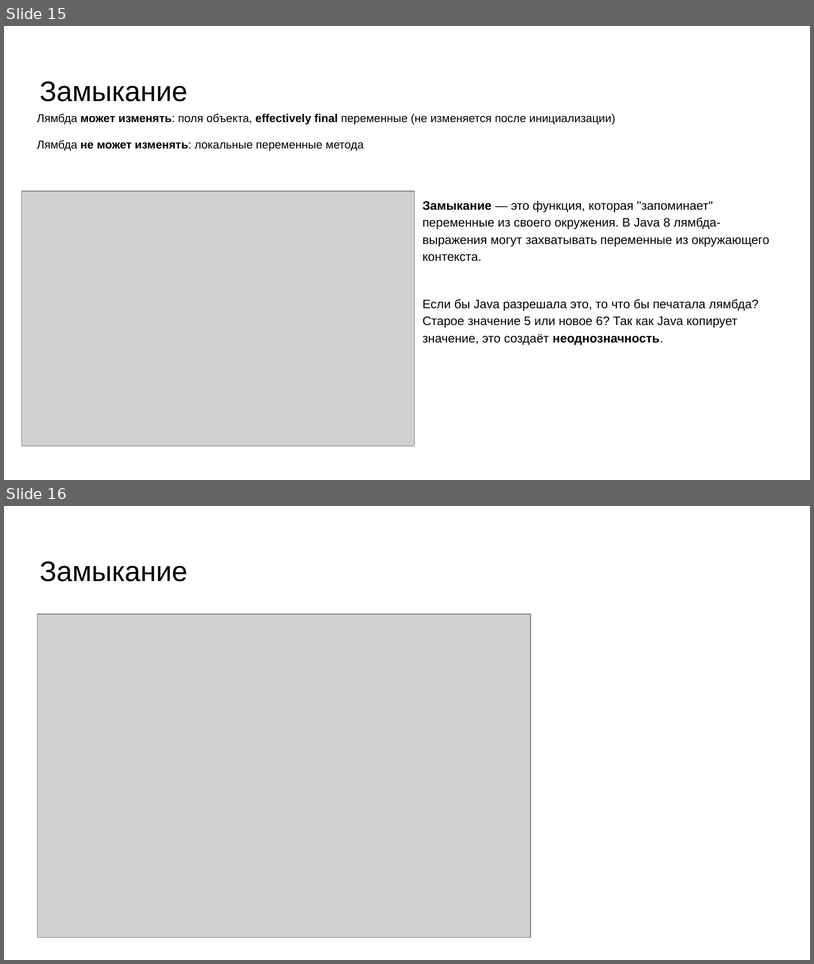
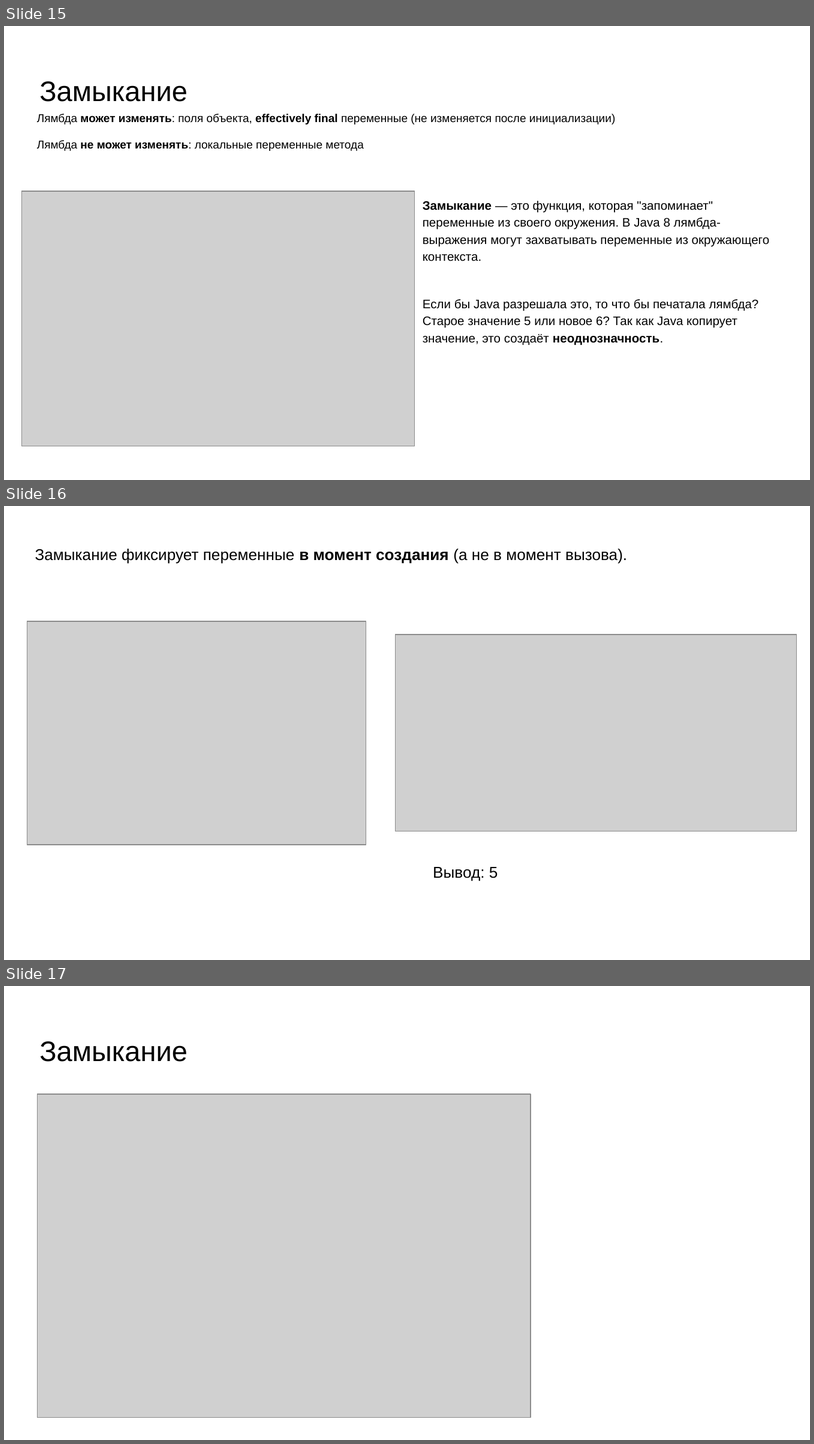
Before and after one commit to job-modelware-ru/java-2025-jD2kZ, a slide deck: 5/лямбдаВыражения.pptx. Shown one above the other, each under a label of ours: slides 15 and 16 before the commit, slides 15, 16 and 17 after it. The pictures are 814x964 and 814x1444 pixels, drawn with LibreOffice and Linux fonts; fonts in the diff are those of the drawing; grey boxes stand for pictures. Boxes give left, top, right and bottom in pixels: in the first picture for what was removed or moved away, otherwise in the second. Text is boxed around its words. In the diff, an @@ line names an element or a change of style, - is before the commit and + after.

```diff
--- a/5/лямбдаВыражения.pptx
+++ b/5/лямбдаВыражения.pptx
@@ slide 16 added at [4,506,810,960], background #FFFFFF @@
@@ text added at [35,549,627,564], 14 pt, text #000000 @@
+Замыкание фиксирует переменные в момент создания (а не в момент вызова).
@@ picture added at [27,621,366,844] @@
@@ picture added at [396,634,797,831] @@
@@ text added at [433,867,498,881], 14 pt, text #000000 @@
+Вывод: 5
@@ what was slide 16 is now slide 17 @@
```
Also in this commit, not shown: 2 other slides added, 2 other files.
